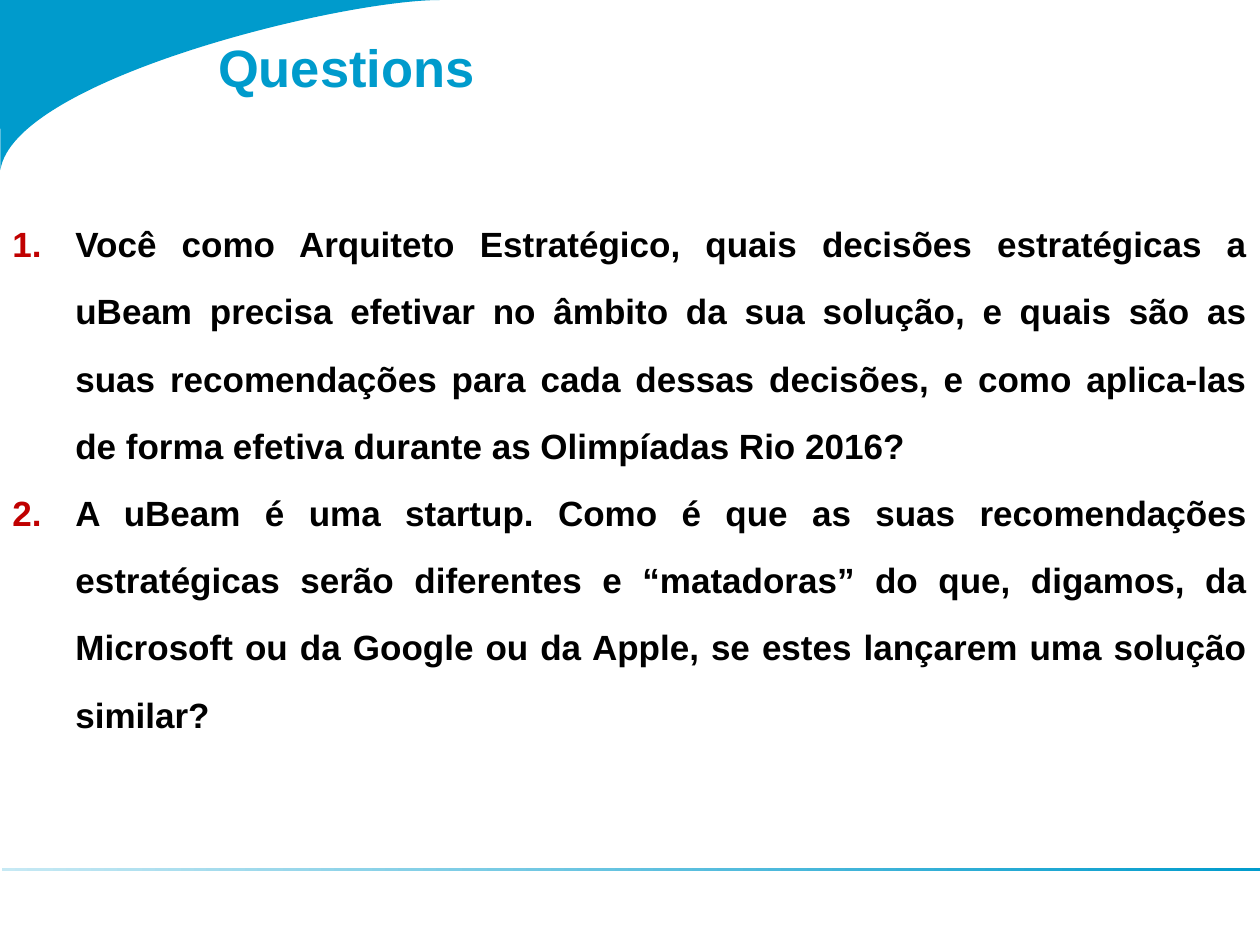
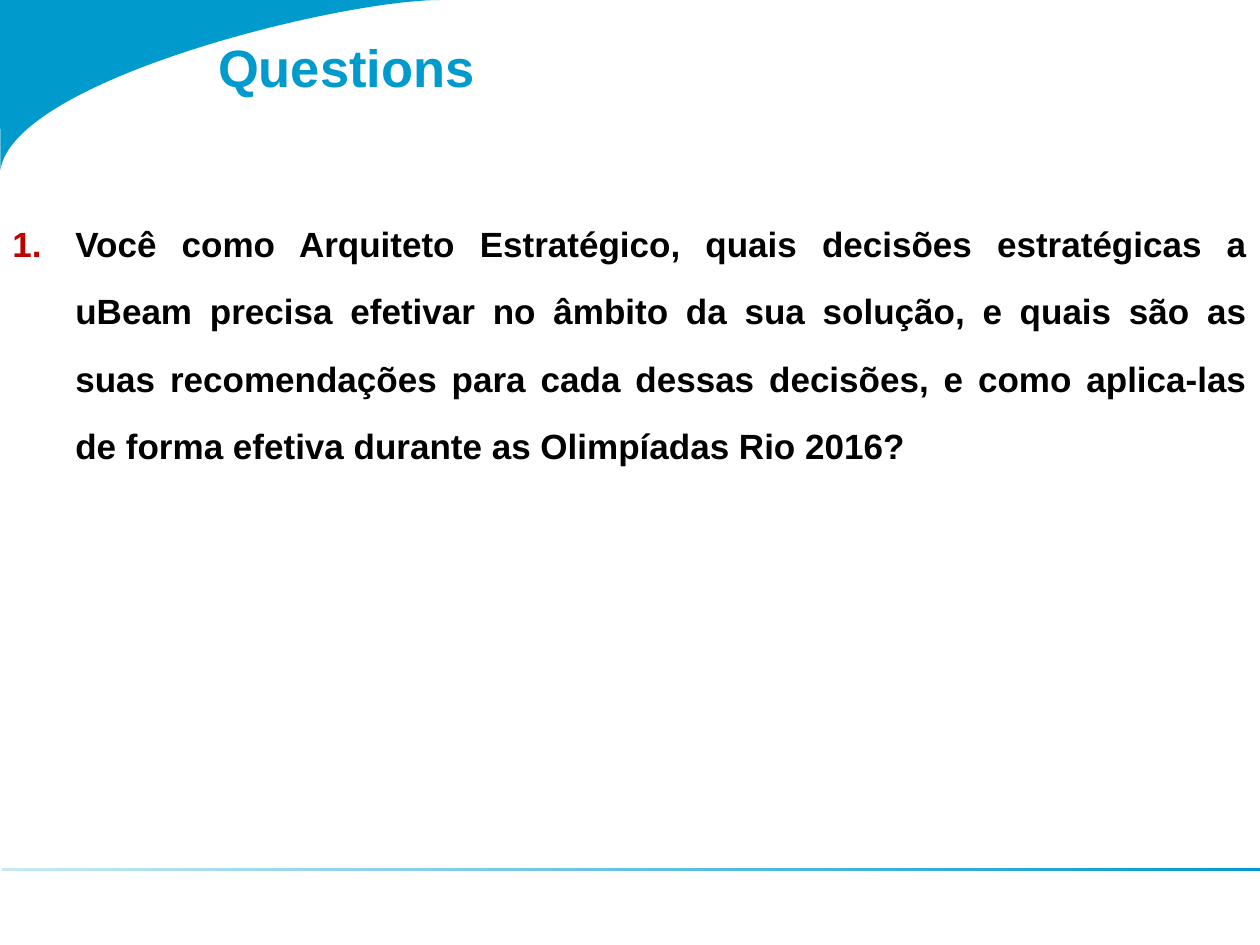
Before and after one commit to rodrigogrohl/fiap-rrocha, a slide deck: slide 7 of Fundamentos-Arquitetura-SOA-com-TOGAF/TOGAF 9 Template - Value Chain Diagram.ppt. Drawn at 1260x945 pixels with LibreOffice and Linux fonts; fonts in the diff are those of the drawing. Boxes give left, top, right and bottom in pixels: in the first picture for what was removed or moved away, otherwise in the second. Text is boxed around its words. In the diff, an @@ line names an element or a change of style, - is before the commit and + after.

```diff
--- a/Fundamentos-Arquitetura-SOA-com-TOGAF/TOGAF 9 Template - Value Chain Diagram.ppt
+++ b/Fundamentos-Arquitetura-SOA-com-TOGAF/TOGAF 9 Template - Value Chain Diagram.ppt
@@ text at (75,500,1247,729): paragraph removed @@
-2. A uBeam é uma startup. Como é que as suas recomendações estratégicas serão diferentes e “matadoras” do que, digamos, da Microsoft ou da Google ou da Apple, se estes lançarem uma solução similar?
```
Also in this commit, not shown: 6 other slides changed, 7 slides added, 3 slides removed, 3 other files.
